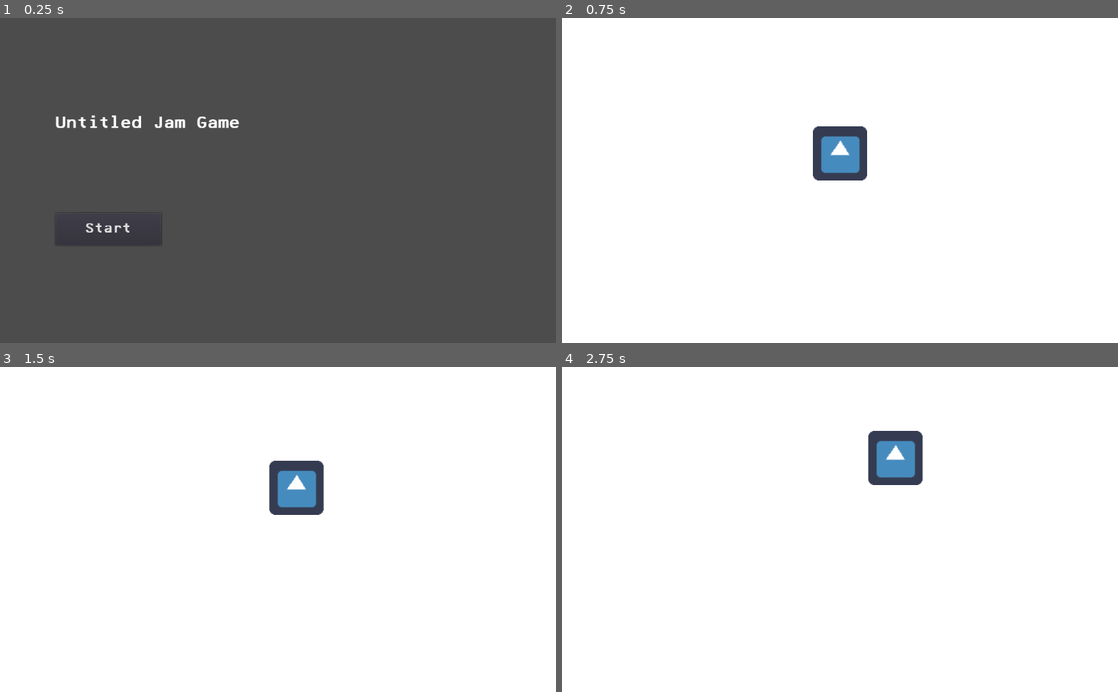
Above: before the commit, frames 1-4 (two rows, left to right).
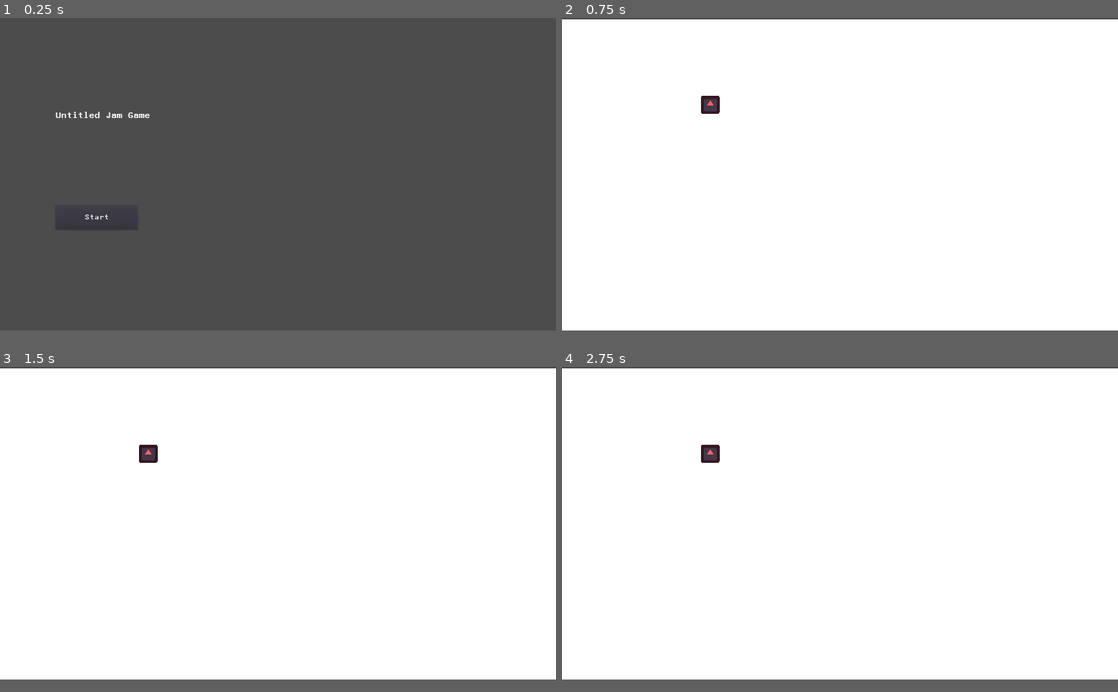
Above: after the commit, the same moments.

Repository: Pranav-Badrinathan/Close-d
Game: Godot game, scene res://scenes/StartScreen.tscn
The game is run twice, just before and just after one commit, with the same random seed, the same clock (stepped at 60 frames per second) and the same inputs. The engine's default icon, where the game draws it, is replaced by a stand-in: a white triangle on a blue panel in a dark square.
Inputs (mouse positions are in pixels of both pictures, inside the frame that each line leads up to):
- Up to frame 1 (0.25 s): no input
- Up to frame 2 (0.75 s): click "Start" at 0.5 s
- Up to frame 3 (1.5 s): tap Enter at 1.25 s; drag from (278, 503) to (333, 458) at 1.27 s
- Up to frame 4 (2.75 s): tap Space at 2 s; drag from (728, 545) to (895, 458) at 2.02 s
In our replay, the window is 800x468 before the commit and 800x450 after it. These sizes can differ from the game's own. Grey fills any space a smaller window leaves; there, only what the larger window draws over its background counts as a difference.

The runs differ from the first frame. In frame 1, 0.8% of the frame differs, in the area x 10-43%, y 28-70%; in frame 2, 2.2%; in frame 3, 2.2%, in the area x 0-100%, y 0-46%; in frame 4, 2.2%.

Commit message:
Changed Area2d on draggable to Kinematic Body 2d

Diff:
--- a/project.godot
+++ b/project.godot
@@ -13,6 +13,15 @@
 config/name="Close-d"
 run/main_scene="res://scenes/StartScreen.tscn"
 config/icon="res://icon.png"
+
+[display]
+
+window/size/width=1920
+window/size/height=1080
+window/size/test_width=1024
+window/size/test_height=600
+window/stretch/mode="2d"
+window/stretch/aspect="keep"
 
 [editor_plugins]
 
--- a/scenes/Draggable.tscn
+++ b/scenes/Draggable.tscn
@@ -1,21 +1,20 @@
-[gd_scene load_steps=4 format=2]
+[gd_scene load_steps=3 format=2]
 
 [ext_resource path="res://scripts/dragdrop.gd" type="Script" id=1]
-[ext_resource path="res://icon.png" type="Texture" id=2]
 
 [sub_resource type="RectangleShape2D" id=1]
 extents = Vector2( 0.805871, 0.655113 )
 
-[node name="Area2D" type="Area2D"]
+[node name="Area2D" type="KinematicBody2D"]
+input_pickable = true
 script = ExtResource( 1 )
 
-[node name="CollisionShape2D" type="CollisionShape2D" parent="."]
+[node name="Texture" type="Sprite" parent="."]
+modulate = Color( 1, 0.392157, 0.392157, 1 )
+position = Vector2( 6.10352e-05, 0 )
+
+[node name="Collider" type="CollisionShape2D" parent="."]
 scale = Vector2( 38.7639, -47.32 )
 shape = SubResource( 1 )
 
-[node name="Sprite2" type="Sprite" parent="."]
-modulate = Color( 1, 0.392157, 0.392157, 1 )
-position = Vector2( 6.10352e-05, 0 )
-texture = ExtResource( 2 )
-
 [connection signal="input_event" from="." to="." method="_on_Area2D_input_event"]
--- a/scenes/scene.tscn
+++ b/scenes/scene.tscn
@@ -1,29 +1,17 @@
-[gd_scene load_steps=5 format=2]
+[gd_scene load_steps=4 format=2]
 
-[ext_resource path="res://square.png" type="Texture" id=1]
-[ext_resource path="res://icon.png" type="Texture" id=3]
-[ext_resource path="res://scripts/dragdrop.gd" type="Script" id=4]
-
-[sub_resource type="RectangleShape2D" id=1]
+[ext_resource path="res://scenes/Draggable.tscn" type="PackedScene" id=1]
+[ext_resource path="res://icon.png" type="Texture" id=2]
+[ext_resource path="res://square.png" type="Texture" id=3]
 
 [node name="Node2D" type="Node2D"]
 position = Vector2( 512, 0 )
 
 [node name="Sprite" type="Sprite" parent="."]
-position = Vector2( 0, 299.75 )
-scale = Vector2( 1024.5, 600.5 )
-texture = ExtResource( 1 )
-
-[node name="Draggable" type="Area2D" parent="."]
-position = Vector2( 0, 250 )
-scale = Vector2( 5, 5 )
-script = ExtResource( 4 )
-
-[node name="CollisionShape2D" type="CollisionShape2D" parent="Draggable"]
-shape = SubResource( 1 )
-
-[node name="Sprite" type="Sprite" parent="Draggable"]
-scale = Vector2( 0.313, 0.313 )
+position = Vector2( 449, 544 )
+scale = Vector2( 1920, 1080 )
 texture = ExtResource( 3 )
 
-[connection signal="input_event" from="Draggable" to="Draggable" method="_on_Draggable_input_event"]
+[node name="Area2D" parent="." instance=ExtResource( 1 )]
+position = Vector2( 0, 299.75 )
+image = ExtResource( 2 )
--- a/scripts/dragdrop.gd
+++ b/scripts/dragdrop.gd
@@ -2,15 +2,27 @@
 
 var dragging = false
 var pos_from_centre = Vector2()
+var _velocity = Vector2()
 
-func _on_Draggable_input_event(_viewport, event, _shape_idx):
+enum Tool {SCREWDRIVER, WRENCH, SLEDGEHAMMER, PLIERS, AXE}
+export (Tool) var _tool
+
+export (Texture) var image
+export var fall_speed = 0
+
+func _ready():
+	get_node("Texture").set_texture(image)
+
+func _on_Area2D_input_event(_viewport, event, _shape_idx):
 	if event.is_action_pressed("LClick"):
+		pos_from_centre = get_global_mouse_position() - position
+		dragging = true
 		get_tree().set_input_as_handled()
-		dragging = true
-		pos_from_centre = get_global_mouse_position() - position
+	print("JHEDYFFFDMLAXS")
 
 func _physics_process(_delta):
 	if dragging: position = get_global_mouse_position() - pos_from_centre
+
 
 func _input(event):
 	if event.is_action_released("LClick"):
Binary file added: sprites/door.png
Not shown, added: sprites/door.png.import
